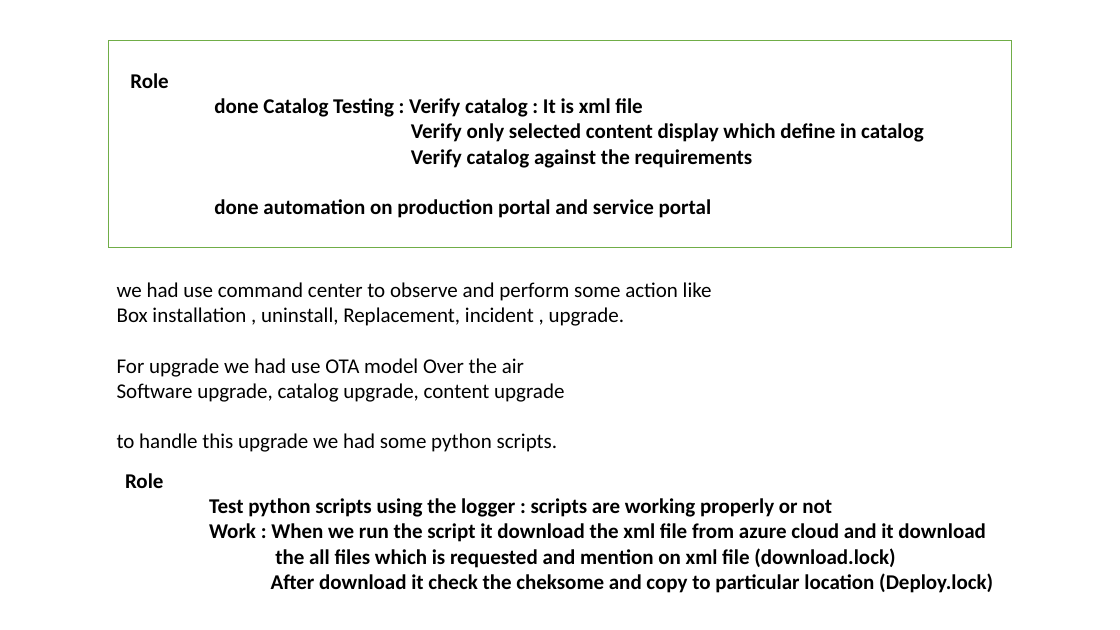
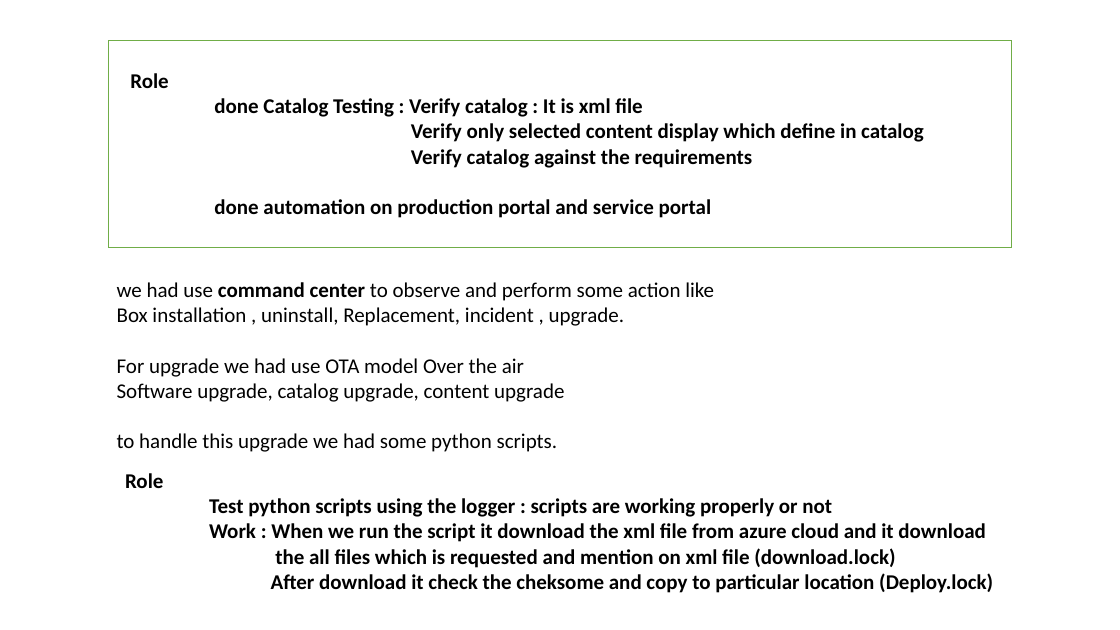
Before and after one commit to rohitb13/images, a slide deck: slide 15 of Combilne_Doc/For_KPIT_IP.pptx (slide 7 before the commit). Drawn at 1120x630 pixels with LibreOffice and Linux fonts; fonts in the diff are those of the drawing. Boxes give left, top, right and bottom in pixels: in the first picture for what was removed or moved away, otherwise in the second. Text is boxed around its words. In the diff, an @@ line names an element or a change of style, - is before the commit and + after.

```diff
--- a/Combilne_Doc/For_KPIT_IP.pptx
+++ b/Combilne_Doc/For_KPIT_IP.pptx
@@ text at (117, 282, 714, 301): bold on in "command center" @@
```
Also in this commit, not shown: 3 other slides changed, 15 slides added, 4 other files.
